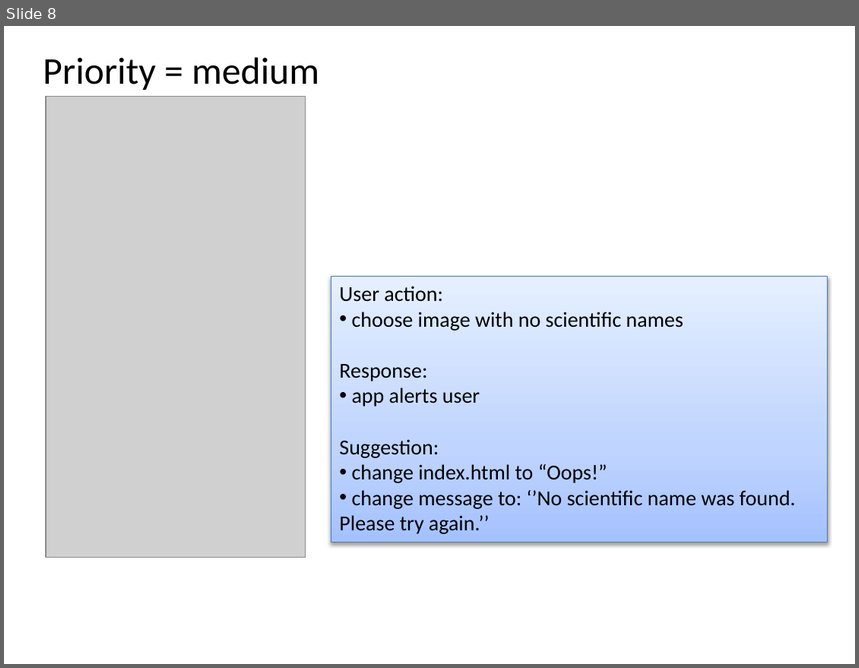
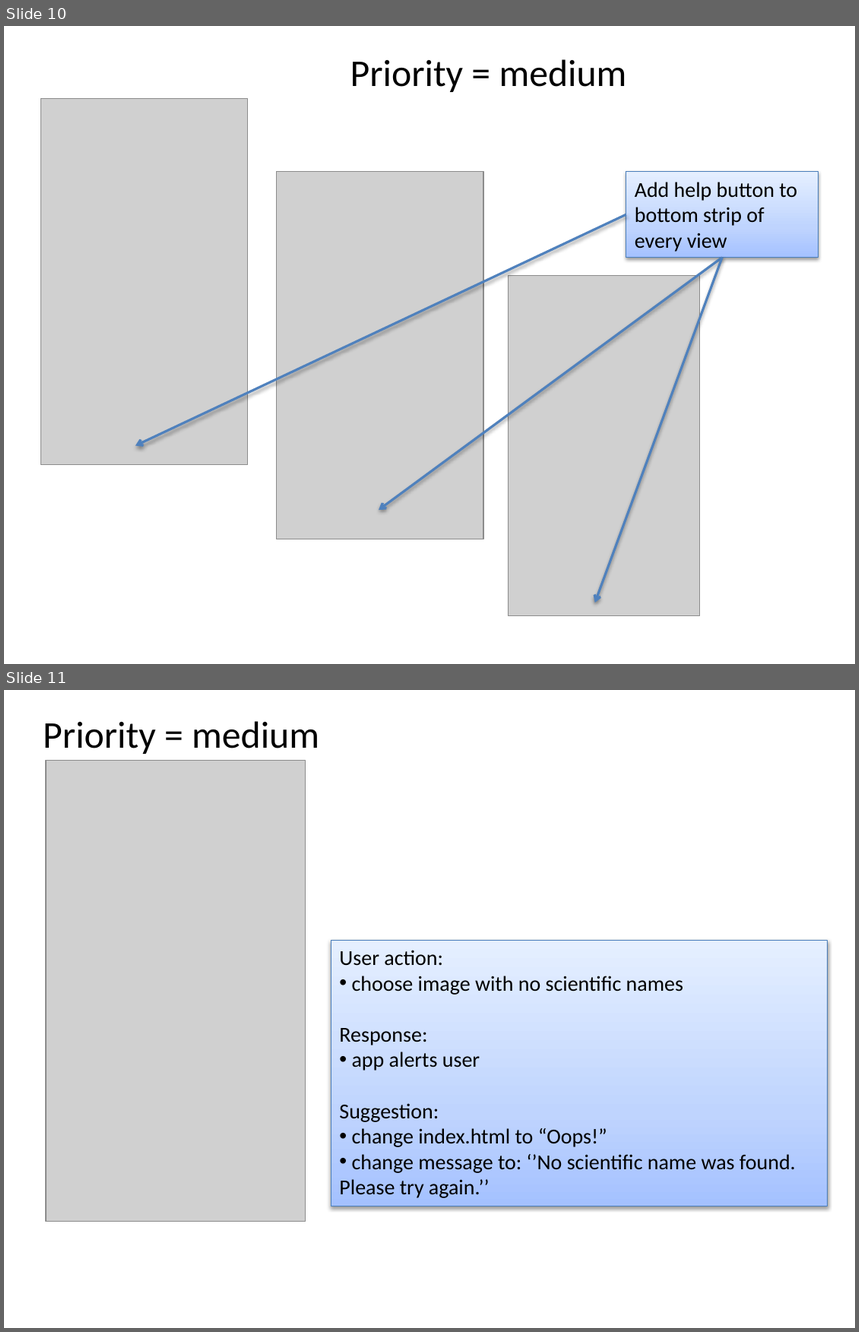
Before and after one commit to phylotastic/Pt_Mobile_Application, a slide deck: design/mobile_app_mvp_priorities.pptx. Shown one above the other, each under a label of ours: slide 8 before the commit, slides 10 and 11 after it. The pictures are 859x668 and 859x1332 pixels, drawn with LibreOffice and Linux fonts; fonts in the diff are those of the drawing; grey boxes stand for pictures. Boxes give left, top, right and bottom in pixels: in the first picture for what was removed or moved away, otherwise in the second. Text is boxed around its words. In the diff, an @@ line names an element or a change of style, - is before the commit and + after.

```diff
--- a/design/mobile_app_mvp_priorities.pptx
+++ b/design/mobile_app_mvp_priorities.pptx
@@ slide 10 added at [4, 26, 855, 664], background #FFFFFF @@
@@ text added at [351, 59, 627, 92], 32 pt, text #000000 @@
+Priority = medium
@@ picture added at [40, 98, 247, 465] @@
@@ picture added at [276, 172, 484, 539] @@
@@ rectangle added at [626, 172, 819, 258], fill gradient #A4C4FF to #BFD4FF to #E6EEFF, outline #4B7EBC 0.75 pt, 18 pt, text #000000 @@
+Add help button to bottom strip of every view
@@ arrow added from (626, 215) to (135, 446), #4F81BD 2 pt @@
@@ arrow added from (722, 258) to (379, 510), #4F81BD 2 pt @@
@@ picture added at [508, 275, 699, 616] @@
@@ arrow added from (722, 258) to (595, 603), #4F81BD 2 pt @@
@@ what was slide 8 is now slide 11 @@
```
Also in this commit, not shown: 5 slides changed, 5 other slides added, 3 slides removed.
